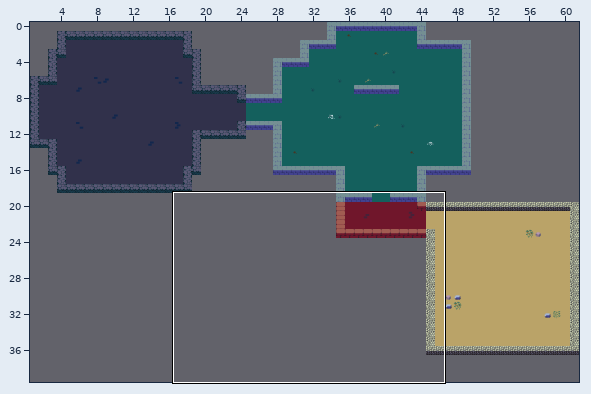
A Tiled map gets an edit: assets/dungeon-32.tmx. Above: a wide view before the commit, with the close-up outlined.
Close-up. The starting point:
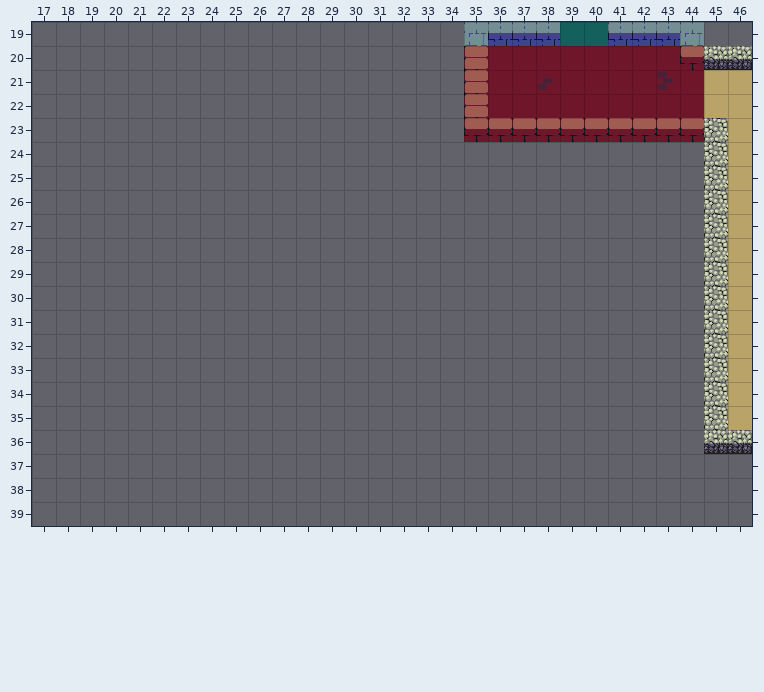
Cells are 32x32 px. Shown: x 17..46, y 19..39.
And afterwards:
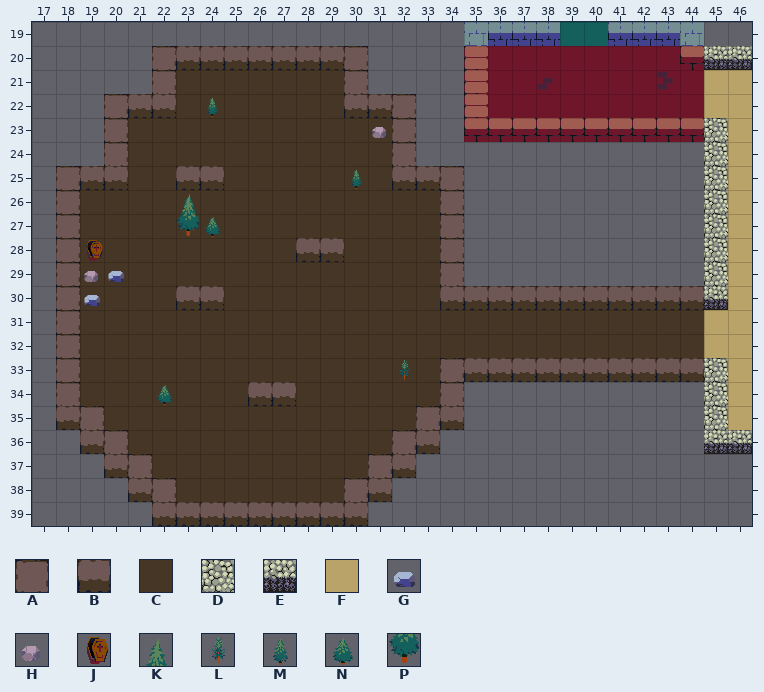
Key: from "tiles-32": A 0, B 1, C 73, D 85, E 86, F 91, G 306, H 307, J 392, K 411, L 425, M 426, N 427, P 428.
_ is an empty cell.
Difference:
Layer "Floor":
Tile C now appears in rows 21 to 22 at x 23 to 29; in rows 23 to 24 at x 21 to 31; in row 25 at x 21 to 22 and 25 to 31; in rows 26 to 27 at x 19 to 33; in row 28 at x 19 to 27 and 30 to 33; in row 29 at x 19 to 33.
Tile C now appears in row 30 at x 19 to 22 and 25 to 33; in rows 31 to 32 at x 19 to 44; in row 33 at x 19 to 33; in row 34 at x 19 to 25 and 28 to 33; in row 35 at x 20 to 32; in row 36 at x 21 to 31.
Tile C now appears in row 37 at x 22 to 30; in row 38 at x 23 to 29.
Tile F now appears in rows 31 to 32 at x 45.
Layer "FloorDecor":
Tile G now appears in row 29 at x 20; in row 30 at x 19.
Tile H now appears in row 23 at x 31; in row 29 at x 19.
Tile J now appears in row 28 at x 19.
Tile K now appears in row 26 at x 23.
Tile L now appears in row 33 at x 32.
Tile M now appears in row 22 at x 24; in row 25 at x 30.
Tile N now appears in row 27 at x 24; in row 34 at x 22.
Tile P now appears in row 27 at x 23.
Layer "Walls":
Tile A now appears in rows 20 to 21 at x 22 and 30; in rows 22 to 24 at x 20 and 32; in rows 25 to 29 at x 18 and 34; in rows 30 to 32 at x 18; in rows 33 to 34 at x 18 and 34; in row 35 at x 19 and 33.
Tile A now appears in row 36 at x 20 and 32; in row 37 at x 21 and 31; in row 38 at x 22 and 30.
Tile B now appears in row 20 at x 23 to 29; in row 22 at x 21 to 22 and 30 to 31; in row 25 at x 19 to 20, 23 to 24 and 32 to 33; in row 28 at x 28 to 29; in row 30 at x 23 to 24 and 34 to 44; in row 33 at x 35 to 44.
Tile B now appears in row 34 at x 26 to 27; in row 35 at x 18 and 34; in row 36 at x 19 and 33; in row 37 at x 20 and 32; in row 38 at x 21 and 31; in row 39 at x 22 to 30.
The author changed tile D to tile E in row 30 at x 45.
Tile D is gone in rows 31 to 32 at x 45.
Pixel boxes of the changes (left, top, right, bottom) in both close-ups:
changed: (56, 46, 728, 526)
